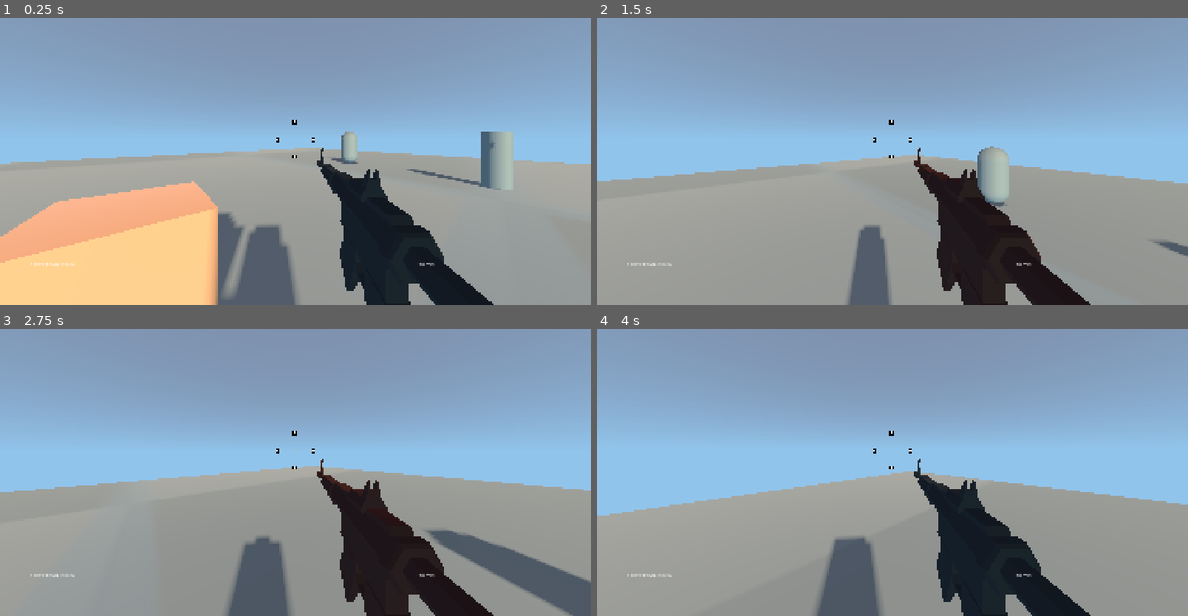
Above: before the commit, frames 1-4 (two rows, left to right).
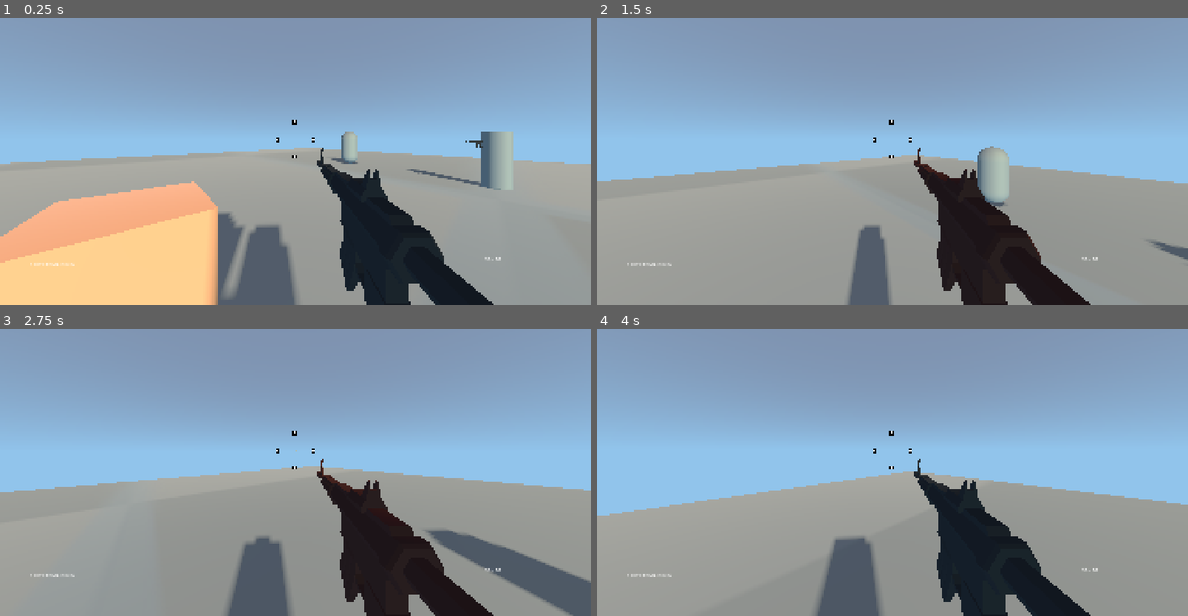
Above: after the commit, the same moments.

Repository: coreyames/my-fps-template
Game: Godot game, scene res://scenes/world_root.tscn
The game is run twice, just before and just after one commit, with the same random seed, the same clock (stepped at 60 frames per second) and the same inputs. Before the commit the project starts from res://scenes/environment/world.tscn.
Inputs (mouse positions are in pixels of both pictures, inside the frame that each line leads up to):
- Up to frame 1 (0.25 s): no input
- Up to frame 2 (1.5 s): tap Enter at 0.5 s; move the mouse to (922, 138) at 0.52 s; hold W (fwd) from 0.53 s (still down); tap S (bwd) at 0.6 s; tap Space (jump) at 0.77 s; move the mouse to (862, 141) at 1.27 s; tap Q (switch_equipped) at 1.35 s
- Up to frame 3 (2.75 s): keep holding W (fwd); tap Space (jump) at 1.52 s; move the mouse to (307, 443) at 2.02 s; click (307, 443) at 2.1 s
- Up to frame 4 (4 s): keep holding W (fwd); move the mouse to (886, 455) at 2.77 s; tap S (bwd) at 2.85 s; tap Space (jump) at 3.02, 3.77 s; move the mouse to (933, 455) at 3.52 s; hold Q (switch_equipped) from 3.53 s (still down)

The runs differ from the first frame. In frame 1, less than 0.1% of the frame differs, in the area x 70-85%, y 42-87%; in frame 2, 0.2%, in the area x 71-100%, y 77-87%; in frame 3, less than 0.1%; in frame 4, less than 0.1%.

Commit message:
adjustments for different tests; reparented world to new root for switching worlds later in game

Diff:
--- a/project.godot
+++ b/project.godot
@@ -15,7 +15,7 @@
 [application]
 
 config/name="fps-bare-bones"
-run/main_scene="uid://dx5ebi81u85xo"
+run/main_scene="uid://djqwn6k0ocdt"
 config/features=PackedStringArray("4.6", "Forward Plus")
 
 [autoload]
--- a/scenes/environment/world.gd
+++ b/scenes/environment/world.gd
@@ -4,5 +4,7 @@
 
 func _ready() -> void:
 	$Enemy.stand_still = true
+	$NPC.pacifist = true
+	$NPC.maintain_pc_los = false
 	level_collision_id = $Level.get_instance_id()
 	return
--- a/scenes/ui/hud.gd
+++ b/scenes/ui/hud.gd
@@ -30,7 +30,7 @@
 	return
 
 func update_ammo_count(_loaded: int, _reserve: int):
-	# 'infinite ammo' effective for now
+	# 'infinite ammo + auto reaload' effective for now
 	loaded = _loaded
 	if loaded == 0:
 		loaded = equipped.max_loaded
--- a/scenes/ui/hud.tscn
+++ b/scenes/ui/hud.tscn
@@ -68,7 +68,7 @@
 
 [node name="Ammo" type="Label" parent="EquippedInfo" unique_id=11251956]
 layout_mode = 0
-offset_left = 16.0
-offset_top = 40.0
-offset_right = 216.0
-offset_bottom = 80.0
+offset_left = 232.0
+offset_top = 24.0
+offset_right = 432.0
+offset_bottom = 64.0
--- /dev/null
+++ b/scenes/world_root.tscn
@@ -0,0 +1,7 @@
+[gd_scene format=3 uid="uid://djqwn6k0ocdt"]
+
+[ext_resource type="PackedScene" uid="uid://dx5ebi81u85xo" path="res://scenes/environment/world.tscn" id="1_ycrkx"]
+
+[node name="WorldRoot" type="Node3D" unique_id=1424392720]
+
+[node name="World" parent="." unique_id=870428597 instance=ExtResource("1_ycrkx")]
